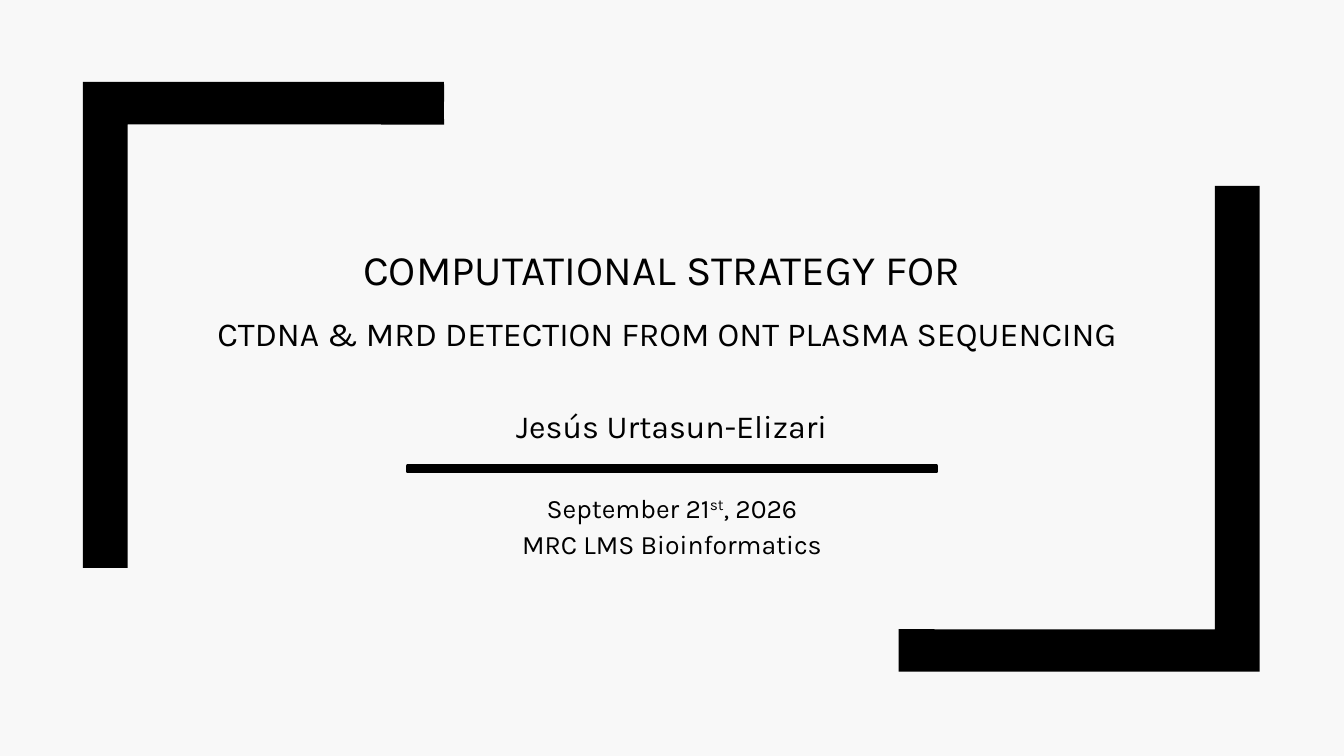
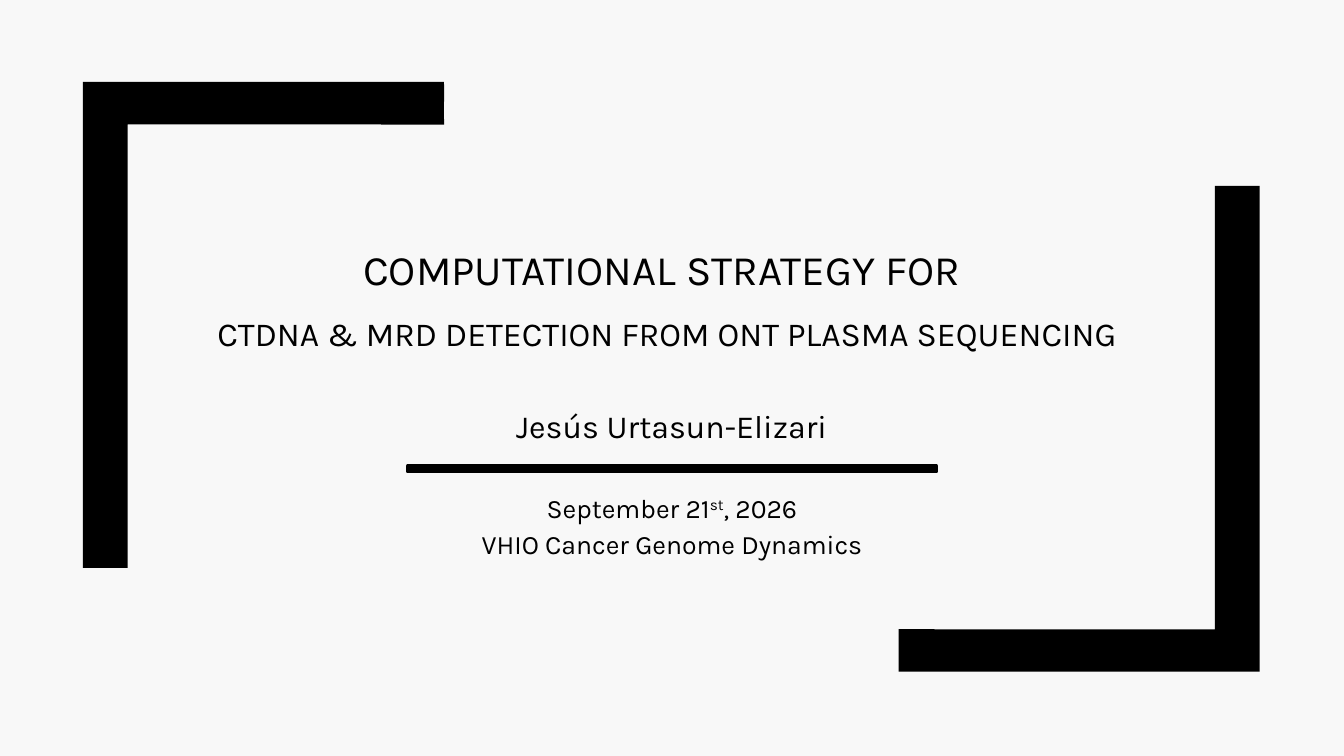
Before and after one commit to jurtasun/presentations, a slide deck: slide 1 of 202609_vhio_symposium/202609_vhio_technical.ppt. Drawn at 1344x756 pixels with LibreOffice and Linux fonts; fonts in the diff are those of the drawing. Boxes give left, top, right and bottom in pixels: in the first picture for what was removed or moved away, otherwise in the second. Text is boxed around its words. In the diff, an @@ line names an element or a change of style, - is before the commit and + after.

```diff
--- a/202609_vhio_symposium/202609_vhio_technical.ppt
+++ b/202609_vhio_symposium/202609_vhio_technical.ppt
@@ subtitle at (x1=482, y1=535, x2=862, y2=561): text changed @@
-MRC LMS Bioinformatics
+VHIO Cancer Genome Dynamics
```
Also in this commit, not shown: 9 other slides changed, 6 other files.
